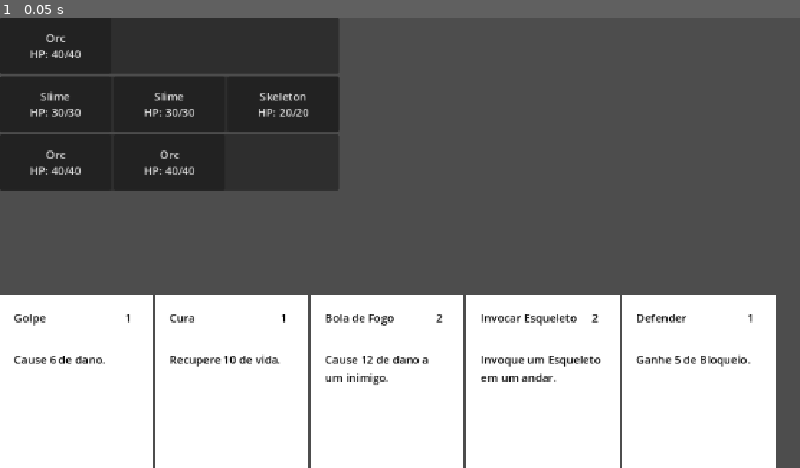
Above: before the commit, frame 1.
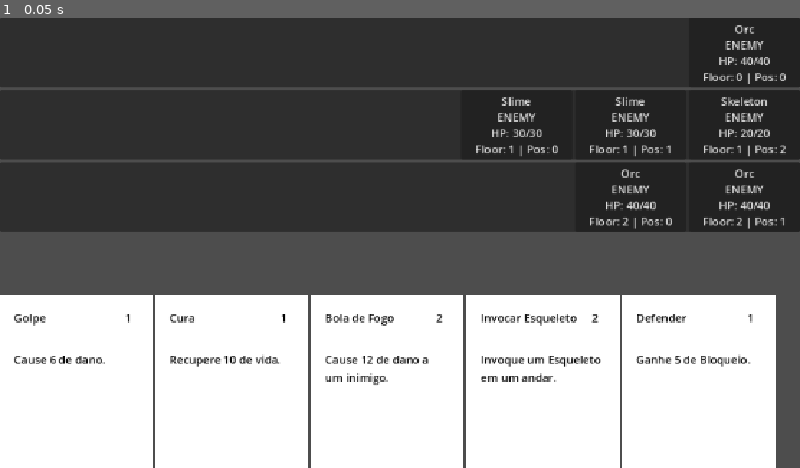
Above: after the commit, the same moment.

Repository: felippe-miguel/be-card
Game: Godot game, scene res://scenes/game.tscn
The game is run twice, just before and just after one commit, with the same random seed, the same clock (stepped at 60 frames per second) and the same inputs.
Inputs:
- Up to frame 1 (0.05 s): no input

The runs differ from the first frame. In frame 1, 31% of the frame differs, in the area x 0-100%, y 0-48%.

Commit message:
feat: separa visibilidade dos aliados e inimigos

Diff:
--- a/scenes/battle_floor.tscn
+++ b/scenes/battle_floor.tscn
@@ -3,10 +3,20 @@
 [ext_resource type="Script" uid="uid://cfaark6lqrw3q" path="res://scripts/battle_floor_view.gd" id="1_fcfhn"]
 
 [node name="BattleFloor" type="PanelContainer" unique_id=1530212635]
-offset_right = 40.0
-offset_bottom = 40.0
+offset_right = 1152.0
+offset_bottom = 100.0
 script = ExtResource("1_fcfhn")
 
-[node name="HBoxContainer" type="HBoxContainer" parent="." unique_id=756733158]
+[node name="HBoxContainer" type="HBoxContainer" parent="." unique_id=1766081662]
 layout_mode = 2
+
+[node name="AllyContainer" type="HBoxContainer" parent="HBoxContainer" unique_id=714368052]
+layout_mode = 2
+size_flags_horizontal = 3
 mouse_filter = 2
+
+[node name="EnemyContainer" type="HBoxContainer" parent="HBoxContainer" unique_id=756733158]
+layout_mode = 2
+size_flags_horizontal = 3
+mouse_filter = 2
+alignment = 2
--- a/scenes/game.tscn
+++ b/scenes/game.tscn
@@ -19,9 +19,11 @@
 offset_bottom = 440.0
 
 [node name="Floors" type="VBoxContainer" parent="." unique_id=2050396104]
-layout_mode = 0
-offset_right = 40.0
-offset_bottom = 40.0
+layout_mode = 1
+anchors_preset = 10
+anchor_right = 1.0
+offset_bottom = 8.0
+grow_horizontal = 2
 
 [node name="BattleFloor1" parent="Floors" unique_id=1530212635 instance=ExtResource("2_yqjtg")]
 layout_mode = 2
--- a/scripts/battle_floor_view.gd
+++ b/scripts/battle_floor_view.gd
@@ -1,7 +1,8 @@
 class_name BattleFloorView
 extends PanelContainer
 
-@onready var unit_container: HBoxContainer = $HBoxContainer
+@onready var enemy_container: HBoxContainer = $HBoxContainer/EnemyContainer
+@onready var ally_container: HBoxContainer = $HBoxContainer/AllyContainer
 
 var floor_index: int
 
@@ -34,7 +35,17 @@
         "res://scenes/enemy.tscn"
 	).instantiate()
 
-	unit_container.add_child(enemy)
+	var container: HBoxContainer
+
+	if unit.faction == Unit.Faction.ENEMY:
+		container = enemy_container
+	else:
+		container = ally_container
+
+	container.add_child(enemy)
+
+	if unit.faction == Unit.Faction.ALLY:
+		container.move_child(enemy, 0)
 
 	enemy.setup(unit)
 
--- a/scripts/enemy.gd
+++ b/scripts/enemy.gd
@@ -11,13 +11,25 @@
 	update_display()
 
 func update_display() -> void:
+	var faction_name = "ALLY"
+
+	if unit.faction == Unit.Faction.ENEMY:
+		faction_name = "ENEMY"
+
 	text = (
 		unit.name
+		+ "\n"
+		+ faction_name
 		+ "\n"
 		+ "HP: "
 		+ str(unit.hp)
 		+ "/"
 		+ str(unit.max_hp)
+		+ "\n"
+		+ "Floor: "
+		+ str(unit.floor_index)
+		+ " | Pos: "
+		+ str(unit.position_index)
 	)
 
 func _pressed() -> void:
--- a/scripts/floor.gd
+++ b/scripts/floor.gd
@@ -1,30 +1,41 @@
 class_name BattleFloor
 extends RefCounted
+
 
 signal unit_added(unit: Unit)
 signal unit_removed(unit: Unit)
 
+
 var index: int
 var max_units: int = 3
-var units: Array[Unit] = []
+
+var allies: Array[Unit] = []
+var enemies: Array[Unit] = []
+
 
 func _init(floor_index: int, capacity: int = 3) -> void:
 	index = floor_index
 	max_units = capacity
 
-func can_add_unit() -> bool:
-	return units.size() < max_units
+
+func can_add_unit(faction: Unit.Faction) -> bool:
+	return get_units_for_faction(faction).size() < max_units
+
 
 func add_unit(unit: Unit) -> bool:
-	if not can_add_unit():
+	if not can_add_unit(unit.faction):
 		return false
 
-	var position = find_first_free_position()
+	var units = get_units_for_faction(unit.faction)
+
+	var position = find_first_free_position(unit.faction)
 
 	if position == -1:
 		return false
 
 	unit.position_index = position
+	unit.floor_index = index
+
 	units.append(unit)
 
 	print(
@@ -32,32 +43,93 @@
 		" entrou no andar ",
 		index,
 		" na posição ",
-		position
+		position,
+		" na facção ",
+		unit.faction
 	)
 
 	unit_added.emit(unit)
 
 	return true
 
-func find_first_free_position() -> int:
+
+func get_units_for_faction(
+	faction: Unit.Faction
+) -> Array[Unit]:
+
+	if faction == Unit.Faction.ALLY:
+		return allies
+
+	return enemies
+
+
+func find_first_free_position(
+	faction: Unit.Faction
+) -> int:
+
 	for position in range(max_units):
-		if get_unit_at(position) == null:
+		if get_unit_at(faction, position) == null:
 			return position
 
 	return -1
 
-func get_unit_at(position: int) -> Unit:
+
+func get_unit_at(
+	faction: Unit.Faction,
+	position: int
+) -> Unit:
+
+	var units = get_units_for_faction(faction)
+
 	for unit in units:
 		if unit.position_index == position:
 			return unit
 
 	return null
 
+
 func remove_unit(unit: Unit) -> void:
+	var units = get_units_for_faction(unit.faction)
+
 	if unit in units:
 		units.erase(unit)
 		unit.position_index = -1
+		unit.floor_index = -1
+
+		reorder_units(unit.faction)
+
 		unit_removed.emit(unit)
 
+
 func get_units() -> Array[Unit]:
-	return units
+	var result: Array[Unit] = []
+
+	result.append_array(allies)
+	result.append_array(enemies)
+
+	return result
+
+
+func get_front_unit(faction: Unit.Faction) -> Unit:
+	return get_unit_at(faction, 0)
+
+
+func get_rear_unit(faction: Unit.Faction) -> Unit:
+	var units = get_units_for_faction(faction)
+
+	if units.is_empty():
+		return null
+
+	var rear_position = -1
+
+	for unit in units:
+		if unit.position_index > rear_position:
+			rear_position = unit.position_index
+
+	return get_unit_at(faction, rear_position)
+
+func reorder_units(faction: Unit.Faction) -> void:
+	var units = get_units_for_faction(faction)
+
+	for i in range(units.size()):
+		units[i].position_index = i
--- a/scripts/game.gd
+++ b/scripts/game.gd
@@ -98,7 +98,7 @@
 			_on_enemy_selected
 		)
 
-		for unit in floor.units:
+		for unit in floor.enemies:
 			floor_view.create_enemy_view(unit)
 
 func _on_floor_selected(floor_view: BattleFloorView) -> void:
--- a/scripts/target_system.gd
+++ b/scripts/target_system.gd
@@ -11,6 +11,7 @@
 
 func get_targets(target_type: String) -> Array[Unit]:
 	match target_type:
+
 		"enemy":
 			return get_enemies()
 
@@ -26,25 +27,77 @@
 		"player":
 			return [battle_state.player]
 
+		"front_enemy":
+			return get_front_units(
+				Unit.Faction.ENEMY
+			)
+
+		"rear_enemy":
+			return get_rear_units(
+				Unit.Faction.ENEMY
+			)
+
 		_:
-			print("Tipo de alvo desconhecido: ", target_type)
+			print(
+				"Tipo de alvo desconhecido: ",
+				target_type
+			)
+
 			return []
 
-func _get_all_enemies() -> Array[Unit]:
-	return get_enemies()
 
 func get_enemies() -> Array[Unit]:
-	return get_units_by_faction(Unit.Faction.ENEMY)
+	return get_units_by_faction(
+		Unit.Faction.ENEMY
+	)
+
 
 func get_allies() -> Array[Unit]:
-	return get_units_by_faction(Unit.Faction.ALLY)
+	return get_units_by_faction(
+		Unit.Faction.ALLY
+	)
 
-func get_units_by_faction(faction: Unit.Faction) -> Array[Unit]:
+
+func get_units_by_faction(
+	faction: Unit.Faction
+) -> Array[Unit]:
+
 	var targets: Array[Unit] = []
 
 	for floor in battle_state.battlefield.floors:
-		for unit in floor.units:
-			if unit.faction == faction:
-				targets.append(unit)
+		var units = floor.get_units_for_faction(faction)
+
+		for unit in units:
+			targets.append(unit)
 
 	return targets
+
+
+func get_front_units(
+	faction: Unit.Faction
+) -> Array[Unit]:
+
+	var targets: Array[Unit] = []
+
+	for floor in battle_state.battlefield.floors:
+		var unit = floor.get_front_unit(faction)
+
+		if unit != null:
+			targets.append(unit)
+
+	return targets
+
+
+func get_rear_units(
+	faction: Unit.Faction
+) -> Array[Unit]:
+
+	var targets: Array[Unit] = []
+
+	for floor in battle_state.battlefield.floors:
+		var unit = floor.get_rear_unit(faction)
+
+		if unit != null:
+			targets.append(unit)
+
+	return targets
--- a/scripts/unit.gd
+++ b/scripts/unit.gd
@@ -13,6 +13,7 @@
 var block: int = 0
 var faction: Faction
 var position_index: int = -1
+var floor_index: int = -1
 
 signal changed
 
